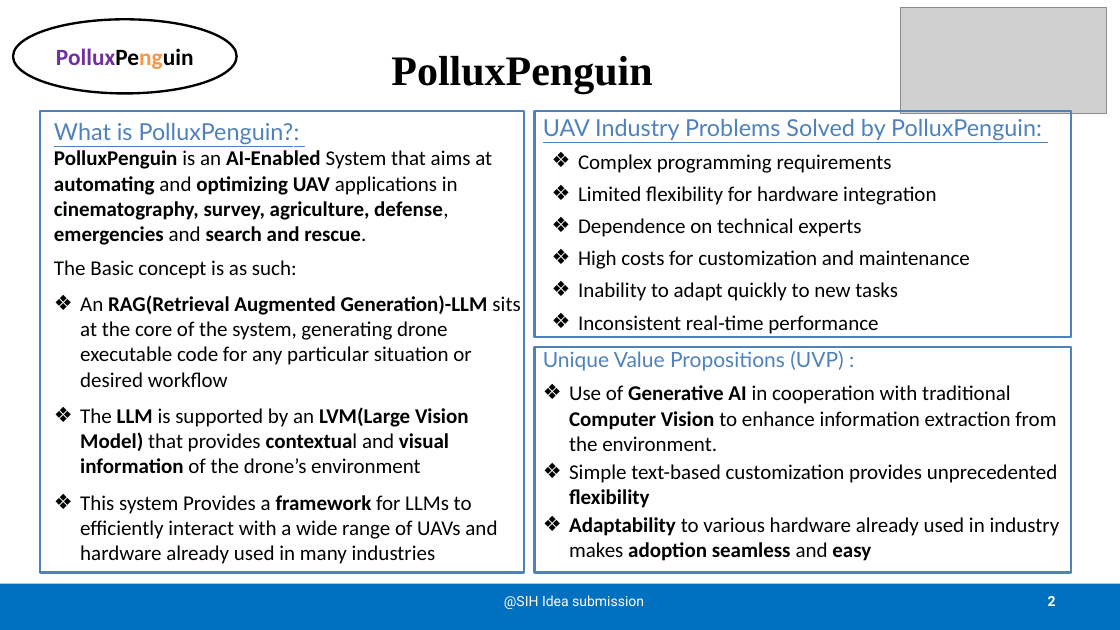
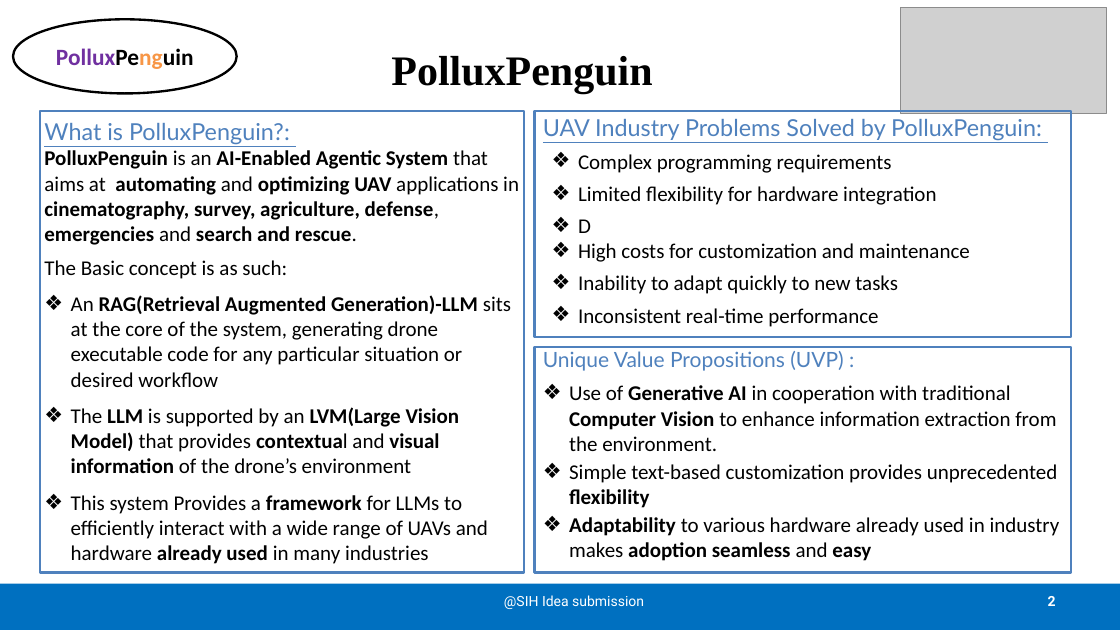
Before and after one commit to AradhyaSpace11/PolluxPenguin-beta, a slide deck: slide 2 of Docs/PolluxPenguin-PPT.pptx. Drawn at 1120x630 pixels with LibreOffice and Linux fonts; fonts in the diff are those of the drawing; grey boxes stand for pictures. Boxes give left, top, right and bottom in pixels: in the first picture for what was removed or moved away, otherwise in the second. Text is boxed around its words. In the diff, an @@ line names an element or a change of style, - is before the commit and + after.

```diff
--- a/Docs/PolluxPenguin-PPT.pptx
+++ b/Docs/PolluxPenguin-PPT.pptx
@@ text "What is PolluxPenguin?:": place and size @@
-text "What is PolluxPenguin?:" at box(54, 123, 520, 564)
+text "What is PolluxPenguin?:" at box(44, 123, 519, 564)
@@ text at box(44, 150, 519, 245): text changed @@
-PolluxPenguin is an AI-Enabled System that aims at automating and optimizing UAV applications in cinematography, survey, agriculture, defense, emergencies and search and rescue.
+PolluxPenguin is an AI-Enabled Agentic System that aims at automating and optimizing UAV applications in cinematography, survey, agriculture, defense, emergencies and search and rescue.
@@ text at box(578, 219, 591, 233): text changed @@
-❖ Dependence on technical experts
+❖ D
@@ text at box(71, 495, 488, 564): bold on in "already used" @@
```
Also in this commit, not shown: 4 other slides changed, 3 other files.
